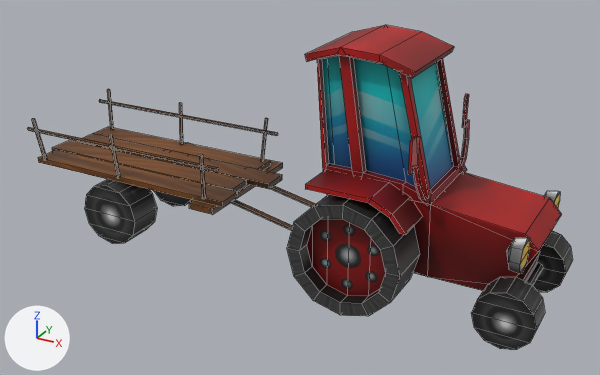
Before and after pictures for a commit that changed the FBX model Assets/Models/Derevnia/Staff_3 2/Traktor.fbx.
The view is the same before and after, from a camera (50 mm lens) standing at (6.18, -11.79, 7.17) and looking at (-0.23, -0.15, 1.34). The lights are fixed; the arrows at lower left show +X, +Y and +Z. Mesh edges are drawn as thin lines. Where no turn or scale is listed for an object, it has been applied to the vertices.

The first picture shows 'Traktor'.
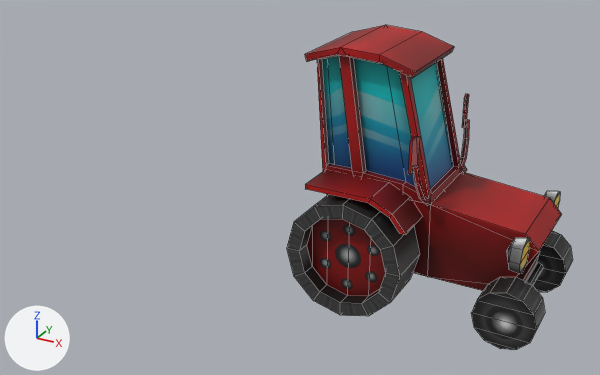
Where the newer file only moved an object's origin or applied its transform, the numbers keep the older frame.

Location of each change, (x1, y1, x2, y2) in pixels of the pictures (600 x 375 px):
```json
{"object": "Traktor", "change": "reshaped", "before": [28, 25, 573, 350], "after": [287, 25, 573, 350], "on screen": "47% narrower"}
{"part": 1, "of": "me_mesh", "change": "deleted", "before": [28, 89, 316, 244]}
```

Edits to the scene script, one JSON object a line:
```json
{"block": "me_mesh", "where": "# used by ob_traktor; location = (0.0, -0.06, 0.0)"}
{"op": "remove", "block": "me_mesh", "code": "me_mesh.from_pydata(...)  # 566 vertices, 459 faces; spans x -5.66..4.26, y -1.53..1.52, z -0.06..4.13"}
{"op": "add", "block": "me_mesh", "code": "me_mesh.from_pydata(...)  # 386 vertices, 341 faces; spans x 0.26..4.26, y -1.53..1.52, z -0.01..4.13"}
{"block": "me_mesh", "change": "me_mesh part 1: 17 loose pieces with 180 vertices, spanning x -5.66..0.9, y -1.27..1.26, z -0.06..2.04, are deleted"}
```
